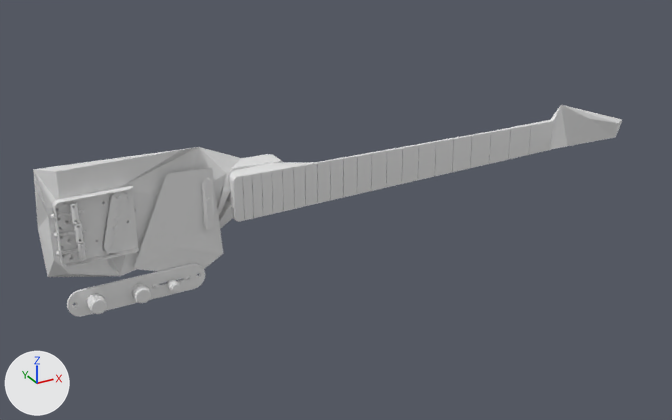
Before and after pictures for a commit that changed the glTF model models/real/education.glb.
The view is the same before and after, from a 50 mm lens placed at (-150.0, -971.0, 521.0), pointed at (372.0, -21.0, 46.0). The axes (+X, +Y, +Z) are drawn at lower left. The lights are the same throughout. The picture after the commit comes second. Where no turn or scale is listed for an object, it has been applied to the vertices.

In view in the first picture: 'mat_dark', 'mat_steel', 'mat_wood'.
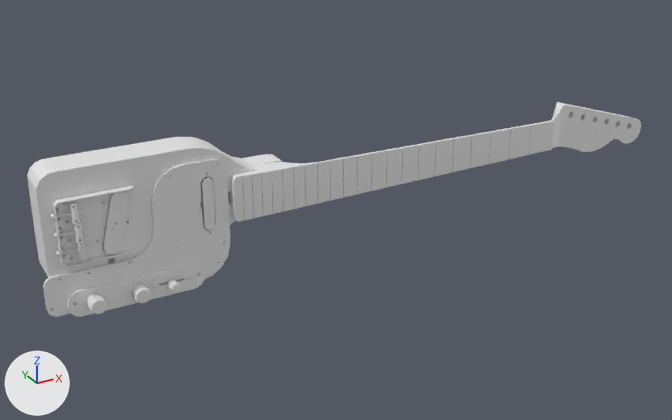
What differs and where, as boxes [x1, y1, x2, y2] in the pictures (672 x 420 px):
'mat_wood', reshaped (25% taller)
    before: [33, 105, 622, 277]
    after: [27, 102, 641, 317]
part 1 of me_mat_wood, rebuilt (109% wider, 51% taller)
    before: [134, 168, 223, 272]
    after: [43, 159, 230, 317]
part 2 of me_mat_wood, built on
    before: [33, 147, 316, 277]
    after: [27, 137, 351, 280]
part 3 of me_mat_wood, built on
    before: [505, 105, 622, 154]
    after: [497, 102, 641, 154]

Patch to the scene script:
```diff
--- a/models/real/education.glb.py
+++ b/models/real/education.glb.py
@@ me_mat_wood @@
 # used by ob_mat_wood; location = (0.0, 0.0, 0.0)
-me_mat_wood.from_pydata(...)  # 4620 vertices, 9740 faces; spans x 7.0..844.0, y -56.0..-1.0, z 15.0..171.0
+me_mat_wood.from_pydata(...)  # 5725 vertices, 12049 faces; spans x 0.0..870.0, y -55.0..-1.0, z 6.0..171.0
+# me_mat_wood part 1: the loose piece of 7 vertices spanning x 99.0..207.0, y -49.0..-47.0, z 15.0..147.0 is rebuilt with 310 vertices and now spans x 0.0..216.0, y -49.0..-46.0, z 6.0..155.0
+# me_mat_wood part 2: 31 vertices moved within x 185.0..320.0, y -53.0..-30.0, z 76.0..130.0; 93 vertices removed from x 7.0..327.0, y -54.0..-1.0, z 34.0..167.0; 678 vertices added at x 7.0..486.0, y -55.0..-1.0, z 37.0..171.0
+# me_mat_wood part 3: 1 vertex moved from x 694.0, y -38.0, z 94.0 to x 691.0, y -38.0, z 94.0; 16 vertices removed from x 688.0..844.0, y -56.0..-30.0, z 73.0..139.0; 233 vertices added at x 600.0..870.0, y -55.0..-30.0, z 61.0..140.0
```
